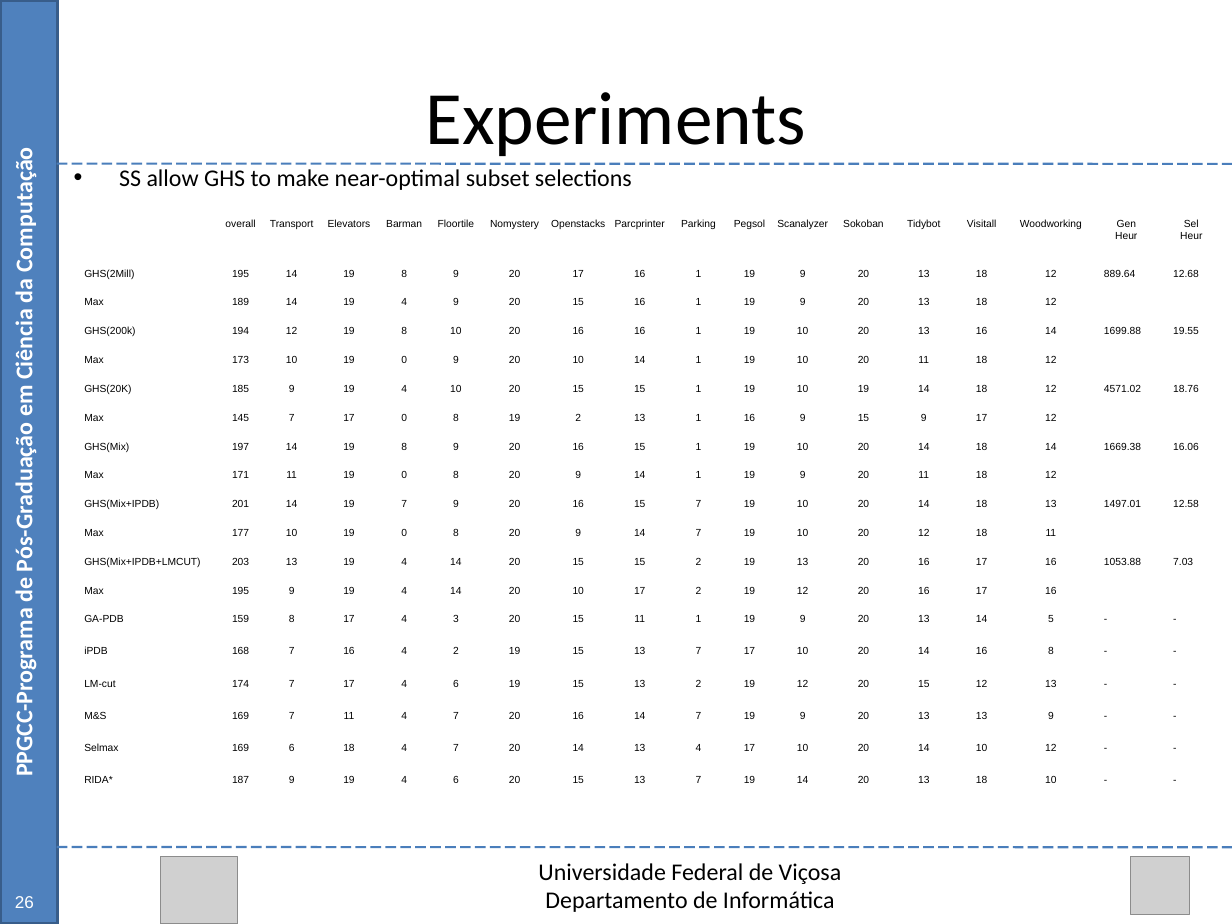
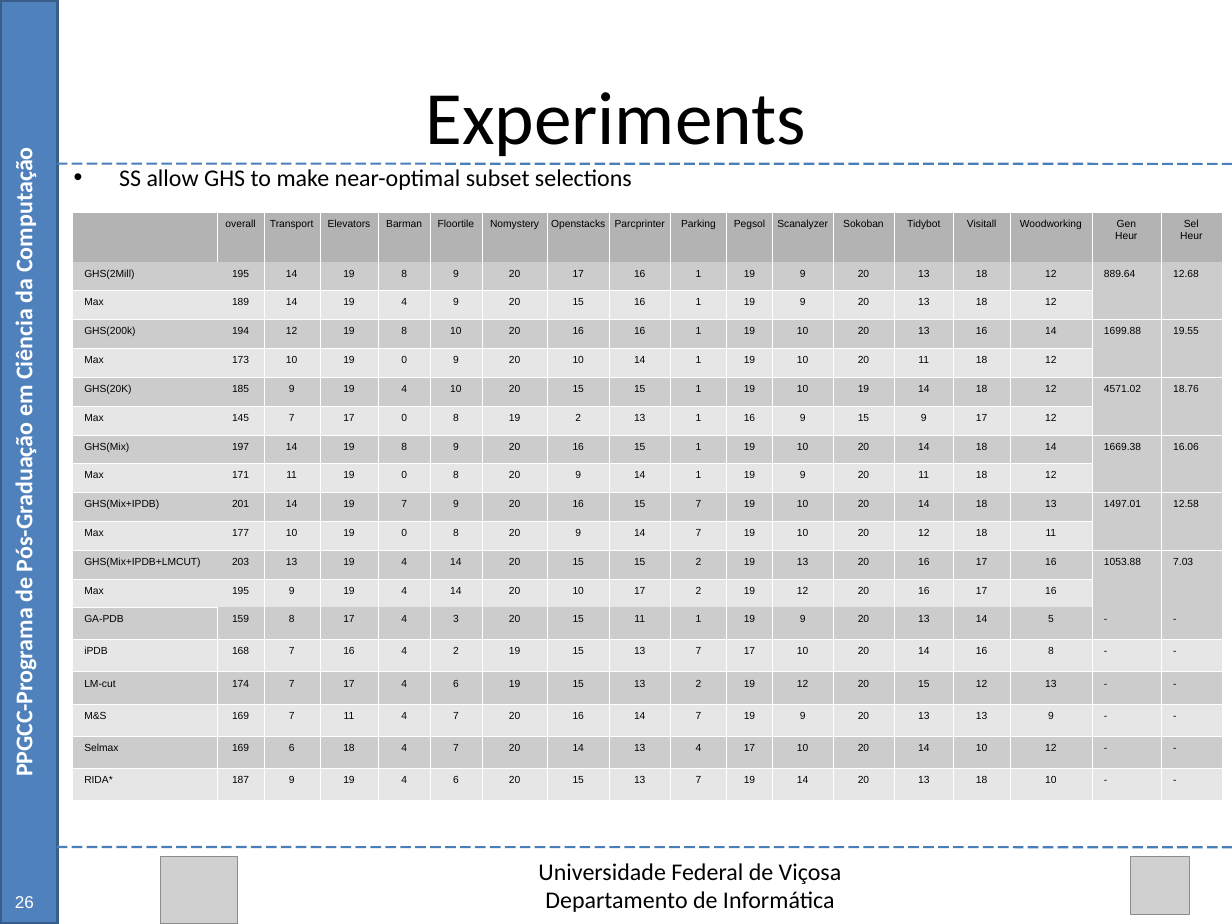
Before and after one commit to Marvinsky/research-marvin, a slide deck: slide 48 of latex/odp/dissertation_v1.odp. Drawn at 1232x924 pixels with LibreOffice and Linux fonts; fonts in the diff are those of the drawing; grey boxes stand for pictures. Boxes give left, top, right and bottom in pixels: in the first picture for what was removed or moved away, otherwise in the second. Text is boxed around its words. In the diff, an @@ line names an element or a change of style, - is before the commit and + after.

```diff
--- a/latex/odp/dissertation_v1.odp
+++ b/latex/odp/dissertation_v1.odp
@@ table at (71,212,1218,800) @@
@@ fill none to #B3B3B3 in 17 cells @@
@@ fill none to #CCCCCC in 162 cells @@
@@ fill none to #E6E6E6 in 150 cells @@
```
Also in this commit, not shown: 3 other slides changed.
